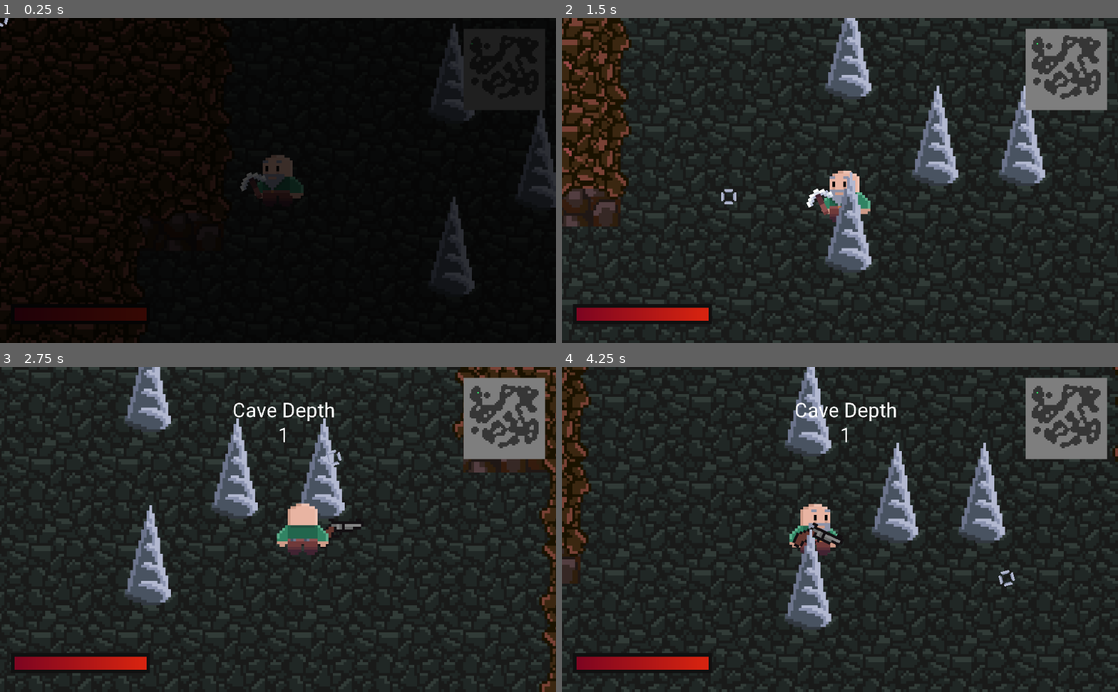
Above: before the commit, frames 1-4 (two rows, left to right).
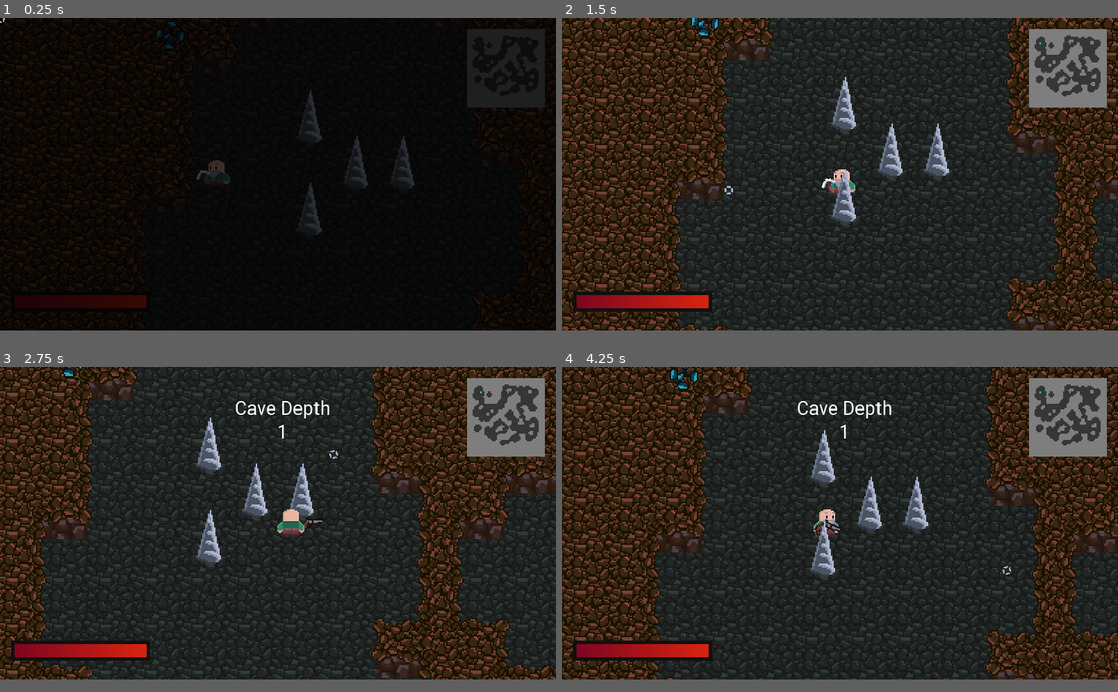
Above: after the commit, the same moments.

Repository: AyUpItsAli/Gunthers-Grotto-Coursework
Game: Godot game, scene res://World/Level/Level.tscn
Same seed, same stepped clock (60 frames per second), same inputs: the game is played once before the commit and once after it.
Inputs (mouse positions are in pixels of both pictures, inside the frame that each line leads up to):
- Up to frame 1 (0.25 s): no input
- Up to frame 2 (1.5 s): tap Enter (force_exit_cave) at 0.5 s; move the mouse to (962, 164) at 0.52 s; hold D (move_right) 0.53-1.28 s; hold 3 (equip_dynamite) 0.53-1.28 s; move the mouse to (728, 196) at 1.27 s; hold S (move_down) from 1.28 s (still down); tap 1 (equip_pickaxe) at 1.35 s
- Up to frame 3 (2.75 s): move the mouse to (333, 458) at 2.02 s; release S (move_down) at 2.03 s; hold D (move_right) from 2.03 s (still down); hold 2 (equip_revolver) from 2.03 s (still down)
- Up to frame 4 (4.25 s): move the mouse to (812, 594) at 2.77 s; release D (move_right) at 2.78 s; release 2 (equip_revolver) at 2.78 s; hold W (move_up) 2.78-3.53 s; tap E (interact) at 2.85 s; move the mouse to (1006, 578) at 3.52 s; press the mouse at (1006, 578) at 3.53 s; hold A (move_left) from 3.53 s (still down)
In our replay, the window is 800x468 before the commit and 800x450 after it. These sizes can differ from the game's own. Grey fills any space a smaller window leaves; there, only what the larger window draws over its background counts as a difference.

The runs differ from the first frame. In frame 1, 5.5% of the frame differs, in the area x 0-100%, y 0-95%; in frame 2, 46%; in frame 3, 46%; in frame 4, 49%, in the area x 0-100%, y 0-100%.

Commit message:
Window display settings changed
- 1920x1080 resolution
- Fullscreen
- Stretch mode = 2D
- Stretch aspect = keep

Diff:
--- a/project.godot
+++ b/project.godot
@@ -23,6 +23,15 @@
 [debug]
 
 shapes/collision/shape_color=Color( 1, 1, 1, 0.419608 )
+
+[display]
+
+window/size/width=1920
+window/size/height=1080
+window/size/resizable=false
+window/size/fullscreen=true
+window/stretch/mode="2d"
+window/stretch/aspect="keep"
 
 [gui]
 
